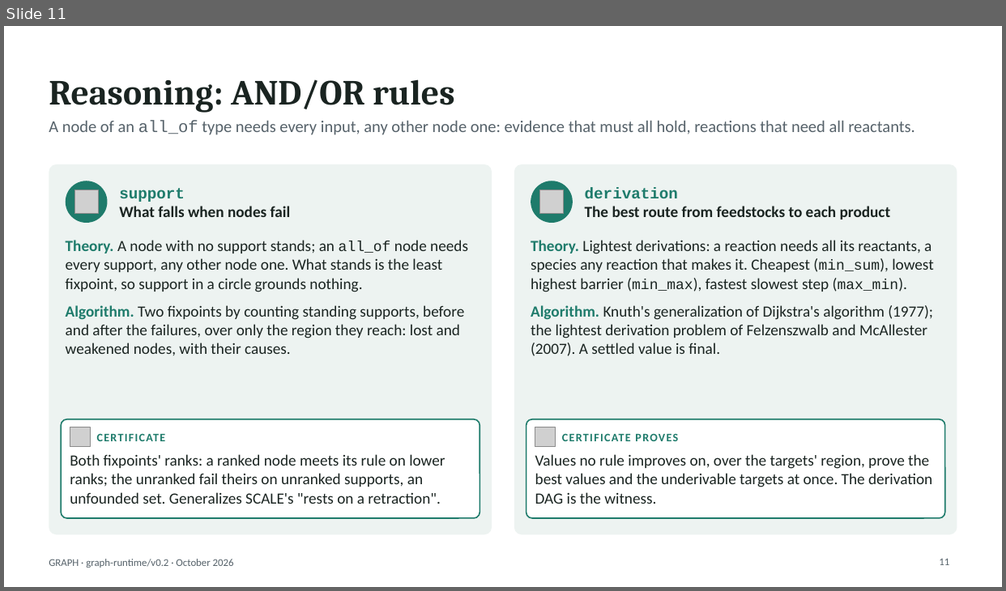
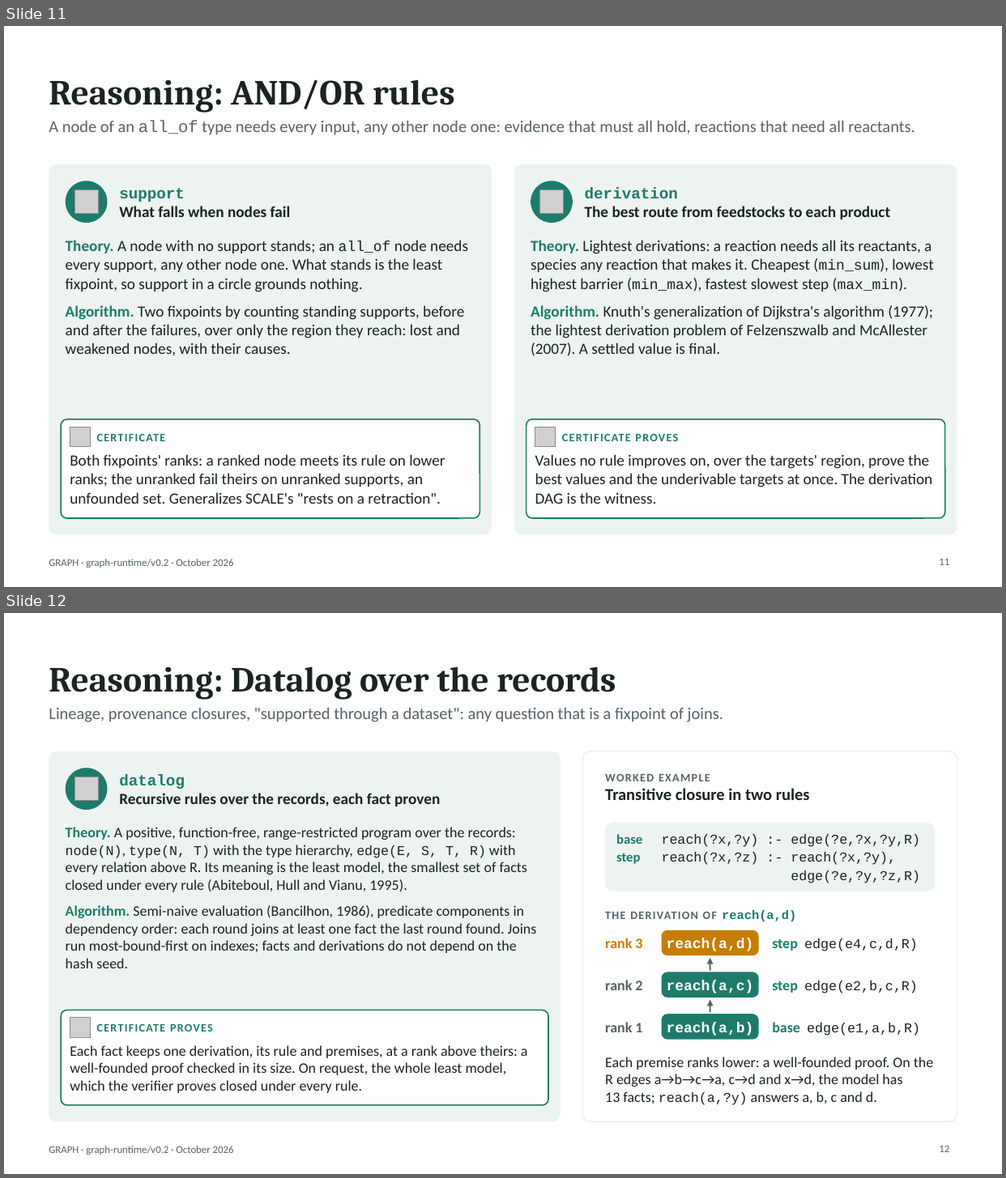
Before and after one commit to hlxin/graph, a slide deck: docs/GRAPH_slides.pptx. Shown one above the other, each under a label of ours: slide 11 before the commit, slides 11 and 12 after it. The pictures are 1006x591 and 1006x1178 pixels, drawn with LibreOffice and Linux fonts; fonts in the diff are those of the drawing; grey boxes stand for pictures. Boxes give left, top, right and bottom in pixels: in the first picture for what was removed or moved away, otherwise in the second. Text is boxed around its words. In the diff, an @@ line names an element or a change of style, - is before the commit and + after.

```diff
--- a/docs/GRAPH_slides.pptx
+++ b/docs/GRAPH_slides.pptx
@@ slide 12 added at (x1=4, y1=613, x2=1002, y2=1174), background #FFFFFF; not listed: 1 template element that a slide beside it also shows @@
@@ title added at (x1=49, y1=666, x2=616, y2=700), 34 pt, text #1A2421, bold @@
+Reasoning: Datalog over the records
@@ text added at (x1=49, y1=707, x2=723, y2=722), 16 pt, text #56626A @@
+Lineage, provenance closures, "supported through a dataset": any question that is a fixpoint of joins.
@@ rounded rectangle added at (x1=49, y1=752, x2=560, y2=1122), fill #EDF3F1 @@
@@ rounded rectangle added at (x1=582, y1=752, x2=957, y2=1122), fill #FFFFFF, outline #EDF3F1 1.5 pt @@
@@ ellipse added at (x1=66, y1=768, x2=108, y2=810), fill #1E7B6B @@
@@ picture added at (x1=74, y1=777, x2=98, y2=800) @@
@@ text added at (x1=119, y1=774, x2=440, y2=807), 15 pt, text #1A2421, bold @@
+datalog
+Recursive rules over the records, each fact proven
@@ text added at (x1=605, y1=774, x2=810, y2=800), 16 pt, text #1A2421, bold @@
+WORKED EXAMPLE
+Transitive closure in two rules
@@ text added at (x1=66, y1=827, x2=537, y2=969), 14 pt, text #1A2421 @@
+Theory. A positive, function-free, range-restricted program over the records: node(N), type(N, T) with the type hierarchy, edge(E, S, T, R) with every relation above R. Its meaning is the least model, the smallest set of facts closed under every rule (Abiteboul, Hull and Vianu, 1995).
+Algorithm. Semi-naive evaluation (Bancilhon, 1986), predicate components in dependency order: each round joins at least one fact the last round found. Joins run most-bound-first on indexes; facts and derivations do not depend on the hash seed.
@@ rounded rectangle added at (x1=605, y1=823, x2=935, y2=892), fill #EDF3F1 @@
@@ text added at (x1=616, y1=834, x2=642, y2=844), 13 pt, text #1E7B6B, bold @@
+base
@@ text added at (x1=616, y1=853, x2=640, y2=864), 13 pt, text #1E7B6B, bold @@
+step
@@ text added at (x1=662, y1=834, x2=920, y2=847), 13 pt, text #1A2421 @@
+reach(?x,?y) :- edge(?e,?x,?y,R)
@@ text added at (x1=662, y1=852, x2=896, y2=865), 13 pt, text #1A2421 @@
+reach(?x,?z) :- reach(?x,?y),
@@ text added at (x1=791, y1=871, x2=920, y2=884), 13 pt, text #1A2421 @@
+edge(?e,?y,?z,R)
@@ text added at (x1=605, y1=910, x2=796, y2=922), 11 pt, text #56626A, bold @@
+THE DERIVATION OF reach(a,d)
@@ text added at (x1=605, y1=938, x2=642, y2=948), 14 pt, text #C77C02, bold @@
+rank 3
@@ rounded rectangle added at (x1=661, y1=931, x2=759, y2=956), fill #C77C02, 14 pt, text #FFFFFF, bold @@
+reach(a,d)
@@ text added at (x1=772, y1=939, x2=918, y2=952), 13 pt, text #1A2421 @@
+step edge(e4,c,d,R)
@@ rounded rectangle added at (x1=661, y1=973, x2=759, y2=998), fill #1E7B6B, 14 pt, text #FFFFFF, bold @@
+reach(a,c)
@@ arrow added from (710, 971) to (710, 958), #56626A 1.5 pt @@
@@ text added at (x1=605, y1=980, x2=642, y2=990), 14 pt, text #56626A, bold @@
+rank 2
@@ arrow added from (710, 1013) to (710, 1000), #56626A 1.5 pt @@
@@ text added at (x1=772, y1=981, x2=918, y2=994), 13 pt, text #1A2421 @@
+step edge(e2,b,c,R)
@@ rounded rectangle added at (x1=61, y1=1011, x2=548, y2=1105), fill #FFFFFF, outline #1E7B6B 1.25 pt @@
@@ picture added at (x1=70, y1=1018, x2=90, y2=1038) @@
@@ text added at (x1=97, y1=1024, x2=213, y2=1032), 11 pt, text #1E7B6B, bold @@
+CERTIFICATE PROVES
@@ text added at (x1=605, y1=1022, x2=642, y2=1033), 14 pt, text #56626A, bold @@
+rank 1
@@ rounded rectangle added at (x1=661, y1=1014, x2=759, y2=1040), fill #1E7B6B, 14 pt, text #FFFFFF, bold @@
+reach(a,b)
@@ text added at (x1=772, y1=1022, x2=920, y2=1036), 13 pt, text #1A2421 @@
+base edge(e1,a,b,R)
@@ text added at (x1=70, y1=1046, x2=528, y2=1093), 14 pt, text #1A2421 @@
+Each fact keeps one derivation, its rule and premises, at a rank above theirs: a well-founded proof checked in its size. On request, the whole least model, which the verifier proves closed under every rule.
@@ text added at (x1=605, y1=1057, x2=933, y2=1105), 14 pt, text #1A2421 @@
+Each premise ranks lower: a well-founded proof. On the R edges a→b→c→a, c→d and x→d, the model has 13 facts; reach(a,?y) answers a, b, c and d.
@@ page number added at (x1=939, y1=1145, x2=949, y2=1152), 10 pt, text #56626A @@
+12
```
Also in this commit, not shown: 8 slides changed, 3 other files.
